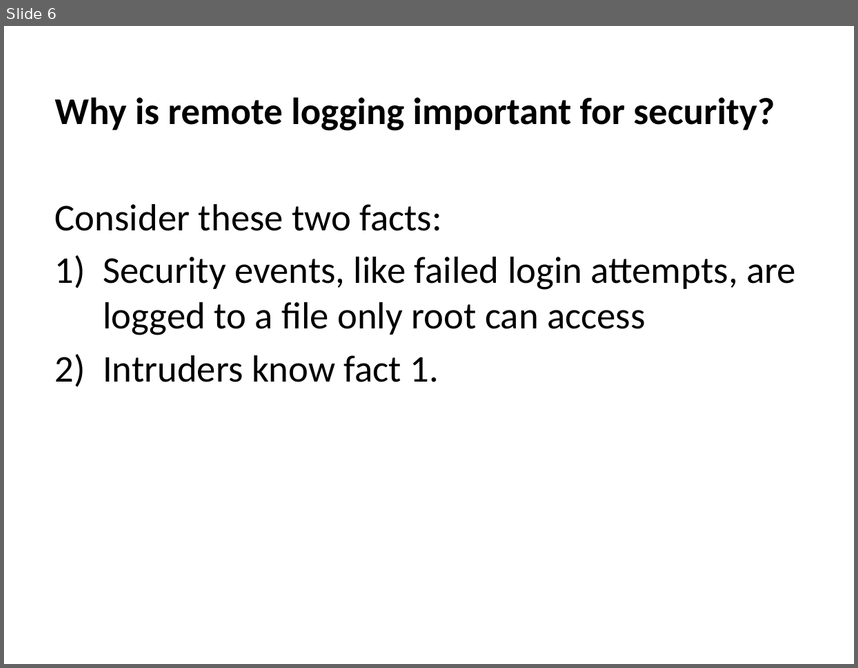
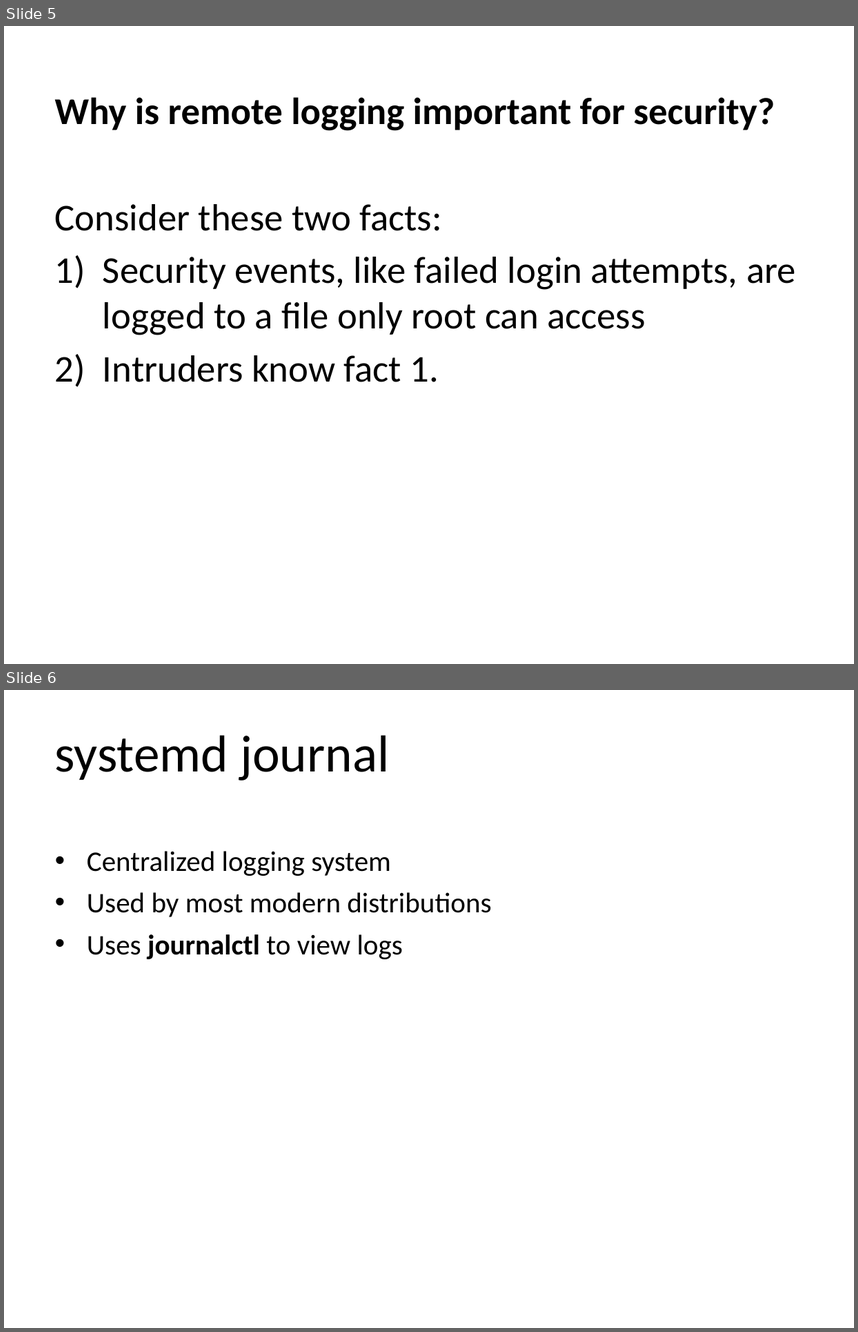
Before and after one commit to profjamesmohawk/LinAdmin, a slide deck: Logging/Lecture.pptx. Shown one above the other, each under a label of ours: slide 6 before the commit, slides 5 and 6 after it. The pictures are 858x668 and 858x1332 pixels, drawn with LibreOffice and Linux fonts; fonts in the diff are those of the drawing; background and template pictures are left out. Boxes give left, top, right and bottom in pixels: in the first picture for what was removed or moved away, otherwise in the second. Text is boxed around its words. In the diff, an @@ line names an element or a change of style, - is before the commit and + after.

Commit message:
added journalctl content

```diff
--- a/Logging/Lecture.pptx
+++ b/Logging/Lecture.pptx
@@ slide 6 added at [4, 690, 854, 1328], background #FFFFFF @@
@@ text added at [55, 735, 389, 780], 44 pt, text #000000 @@
+systemd journal
@@ text added at [87, 851, 491, 959], 24 pt, text #000000 @@
+• Centralized logging system
+• Used by most modern distributions
+• Uses journalctl to view logs
@@ what was slide 6 is now slide 5 @@
```
Also in this commit, not shown: 5 slides changed, 1 other slide added, 4 other files.
